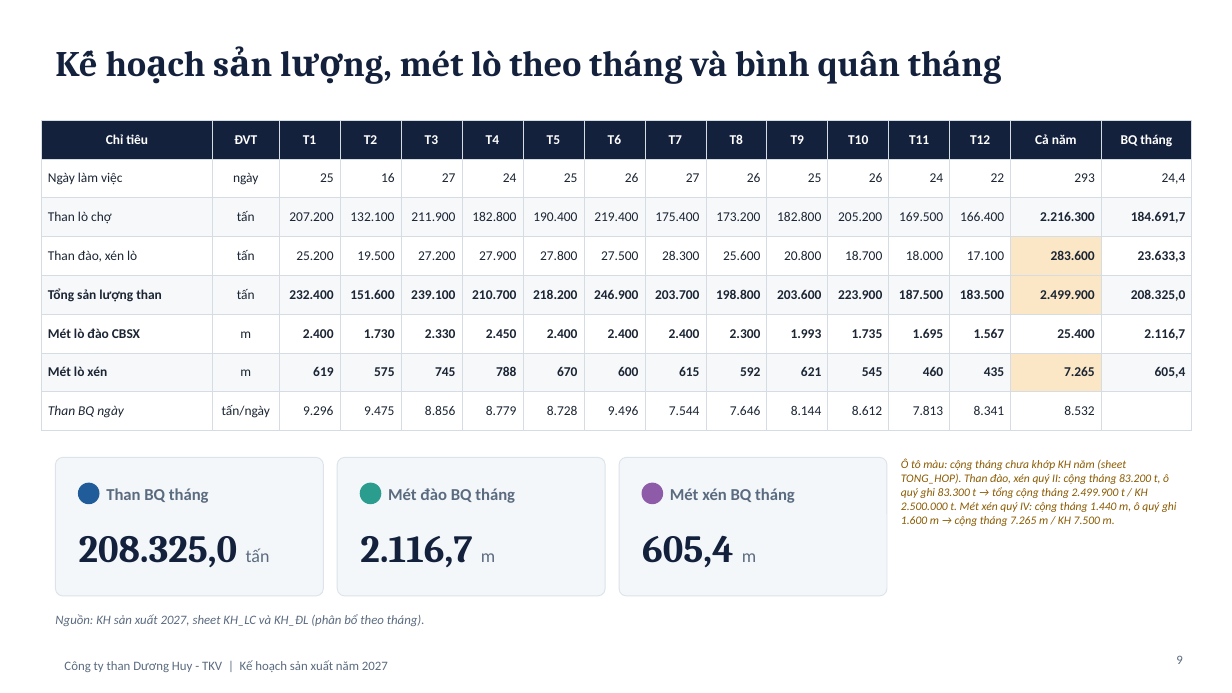
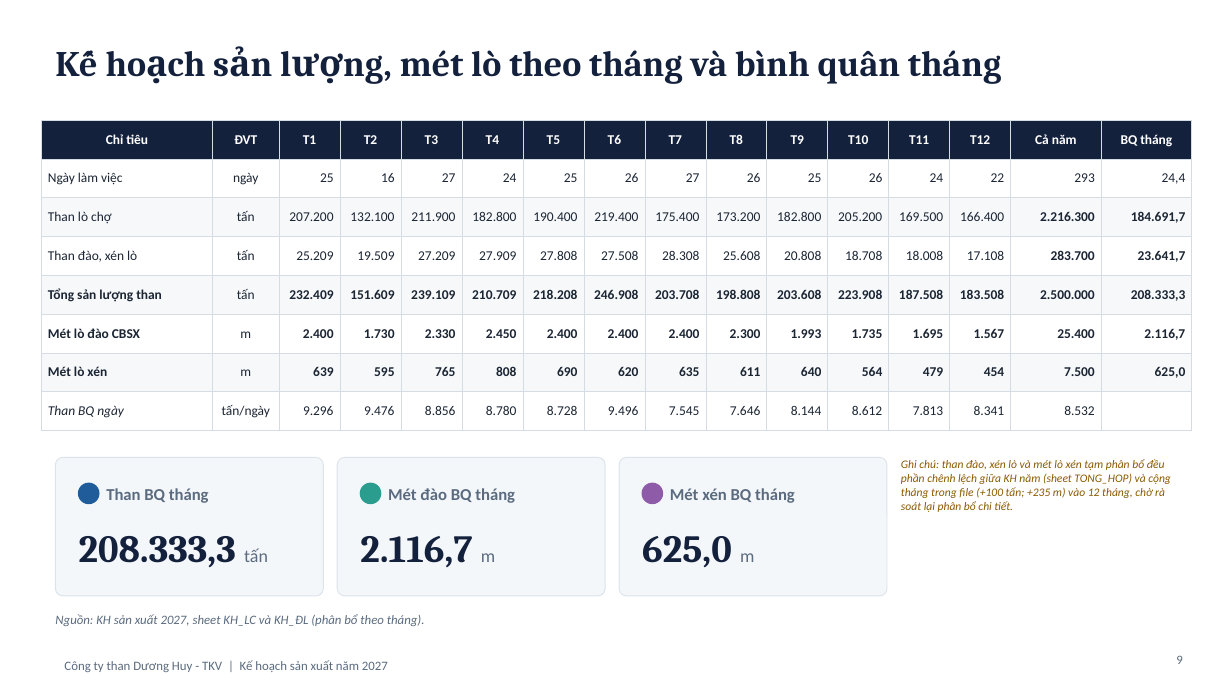
Before and after one commit to vanthuy-dh/CONG_VIEC, a slide deck: slide 9 of 99_KET_QUA/2026-10-23_Ke-hoach-san-xuat-2027.pptx. Drawn at 1232x693 pixels with LibreOffice and Linux fonts; fonts in the diff are those of the drawing. Boxes give left, top, right and bottom in pixels: in the first picture for what was removed or moved away, otherwise in the second. Text is boxed around its words. In the diff, an @@ line names an element or a change of style, - is before the commit and + after.

```diff
--- a/99_KET_QUA/2026-10-23_Ke-hoach-san-xuat-2027.pptx
+++ b/99_KET_QUA/2026-10-23_Ke-hoach-san-xuat-2027.pptx
@@ table at [42,120,1192,422] @@
-row 4: Than đào, xén lò | tấn | 25.200 | 19.500 | 27.200 | 27.900 | 27.800 | 27.500 | 28.300 | 25.600 | 20.800 | 18.700 | 18.000 | 17.100 | 283.600 | 23.633,3
+row 4: Than đào, xén lò | tấn | 25.209 | 19.509 | 27.209 | 27.909 | 27.808 | 27.508 | 28.308 | 25.608 | 20.808 | 18.708 | 18.008 | 17.108 | 283.700 | 23.641,7
-row 5: Tổng sản lượng than | tấn | 232.400 | 151.600 | 239.100 | 210.700 | 218.200 | 246.900 | 203.700 | 198.800 | 203.600 | 223.900 | 187.500 | 183.500 | 2.499.900 | 208.325,0
+row 5: Tổng sản lượng than | tấn | 232.409 | 151.609 | 239.109 | 210.709 | 218.208 | 246.908 | 203.708 | 198.808 | 203.608 | 223.908 | 187.508 | 183.508 | 2.500.000 | 208.333,3
-row 7: Mét lò xén | m | 619 | 575 | 745 | 788 | 670 | 600 | 615 | 592 | 621 | 545 | 460 | 435 | 7.265 | 605,4
+row 7: Mét lò xén | m | 639 | 595 | 765 | 808 | 690 | 620 | 635 | 611 | 640 | 564 | 479 | 454 | 7.500 | 625,0
-row 8: Than BQ ngày | tấn/ngày | 9.296 | 9.475 | 8.856 | 8.779 | 8.728 | 9.496 | 7.544 | 7.646 | 8.144 | 8.612 | 7.813 | 8.341 | 8.532 | 
+row 8: Than BQ ngày | tấn/ngày | 9.296 | 9.476 | 8.856 | 8.780 | 8.728 | 9.496 | 7.545 | 7.646 | 8.144 | 8.612 | 7.813 | 8.341 | 8.532 | 
@@ fill #FBE7C6 to none in row 4, column 15 @@
@@ fill #FBE7C6 to #F6F8FA in 2 cells @@
@@ text at [901,459,1171,512]: text changed @@
-Ô tô màu: cộng tháng chưa khớp KH năm (sheet TONG_HOP). Than đào, xén quý II: cộng tháng 83.200 t, ô quý ghi 83.300 t → tổng cộng tháng 2.499.900 t / KH 2.500.000 t. Mét xén quý IV: cộng tháng 1.440 m, ô quý ghi 1.600 m → cộng tháng 7.265 m / KH 7.500 m.
+Ghi chú: than đào, xén lò và mét lò xén tạm phân bổ đều phần chênh lệch giữa KH năm (sheet TONG_HOP) và cộng tháng trong file (+100 tấn; +235 m) vào 12 tháng, chờ rà soát lại phân bổ chi tiết.
@@ text at [79,536,268,567]: text changed @@
-208.325,0 tấn
+208.333,3 tấn
@@ text at [642,536,754,567]: text changed @@
-605,4 m
+625,0 m
```
Also in this commit, not shown: 3 other slides changed.
